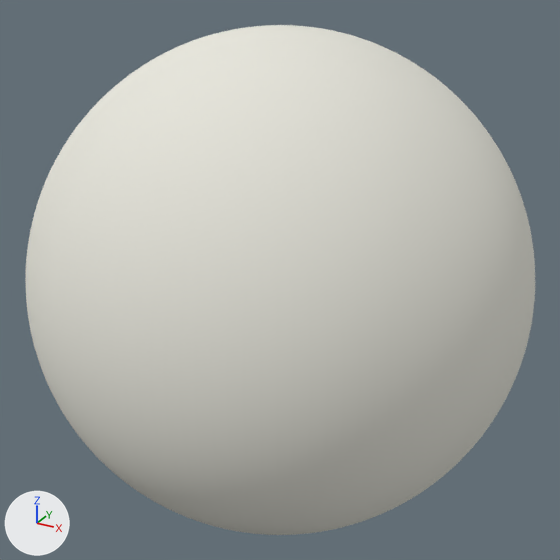
Two versions of the Blender file resources/sphere.blend, one commit apart.
Camera for both pictures: a camera (50 mm lens) standing at (1.421, -2.577, 1.283) and looking at (0.003, -0.001, -0.005). The lights are fixed; the arrows at lower left show +X, +Y and +Z.

Before the edit, the objects in view are built like this:
```python
mat_material_001 = diffuse_material('Material.001')
mat_material_001.base_color = (0.8, 0.792, 0.719)  # white #e7e6dc
me_plane = bpy.data.meshes.new('Plane')
me_plane.from_pydata(...)  # 16641 vertices, 16384 faces; spans x -1.0..1.0, y -1.0..1.0, z -1.0..1.0
me_plane.materials.append(mat_material_001)  # white #e7e6dc
ob_sphere = bpy.data.objects.new('Sphere', me_plane)
ob_sphere.location = (0.0, 0.0, 0.0)
```
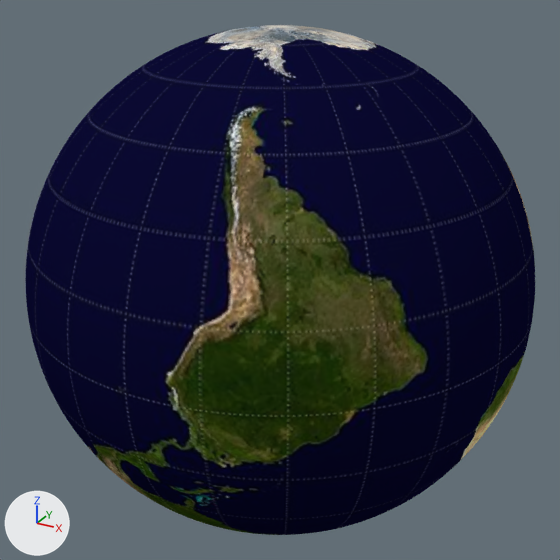
The change, as a diff of the scene's bpy script:
```diff
--- a/resources/sphere.blend.py
+++ b/resources/sphere.blend.py
@@ img_world_test_jpg @@
+img_world_test_jpg = load_image('world_test.jpg', 'photospheres/world_test.jpg', 1200, 601, 'sRGB')
@@ mat_material_001 @@
-mat_material_001 = diffuse_material('Material.001')
-mat_material_001.base_color = (0.8, 0.792, 0.719)  # white #e7e6dc
+mat_material_001 = principled_material('Material.001')
+mat_material_001.texture = img_world_test_jpg
+mat_material_001.specular_ior_level = 0.0
@@ me_plane @@
 me_plane.from_pydata(...)  # 16641 vertices, 16384 faces; spans x -1.0..1.0, y -1.0..1.0, z -1.0..1.0
 # used by ob_sphere; location = (0.0, 0.0, 0.0)
+# me_plane part 1: texture (UV) coordinates of 16384 of 16384 faces, centred in x -0.99..1.0, y -1.0..1.0, z -1.0..0.99, changed; they spanned u 0.0..1.0, v 0.0..1.0 and now span u 0.0..1.0, v 0.0..1.0
 me_plane.materials.append(mat_material_001)
```

What differs and where, as boxes (x1, y1, x2, y2) in the pictures (560 x 560 px):
'Sphere', surface changed (white to blue)
    both: (25, 25, 535, 535)
